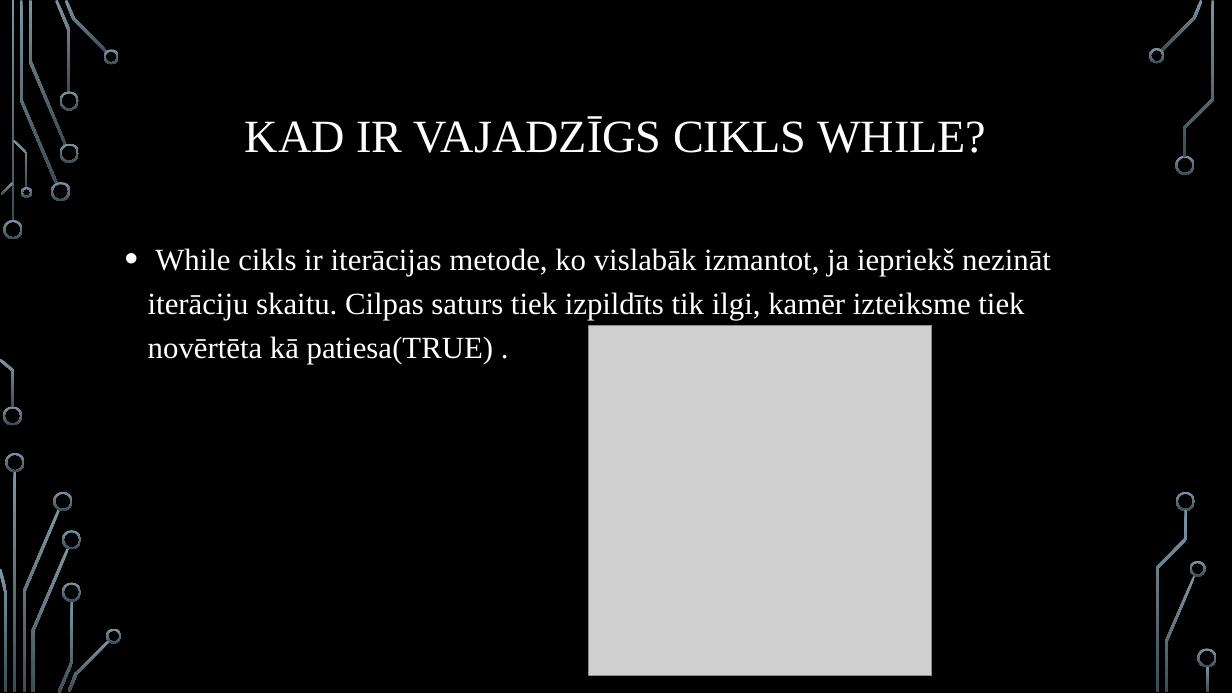
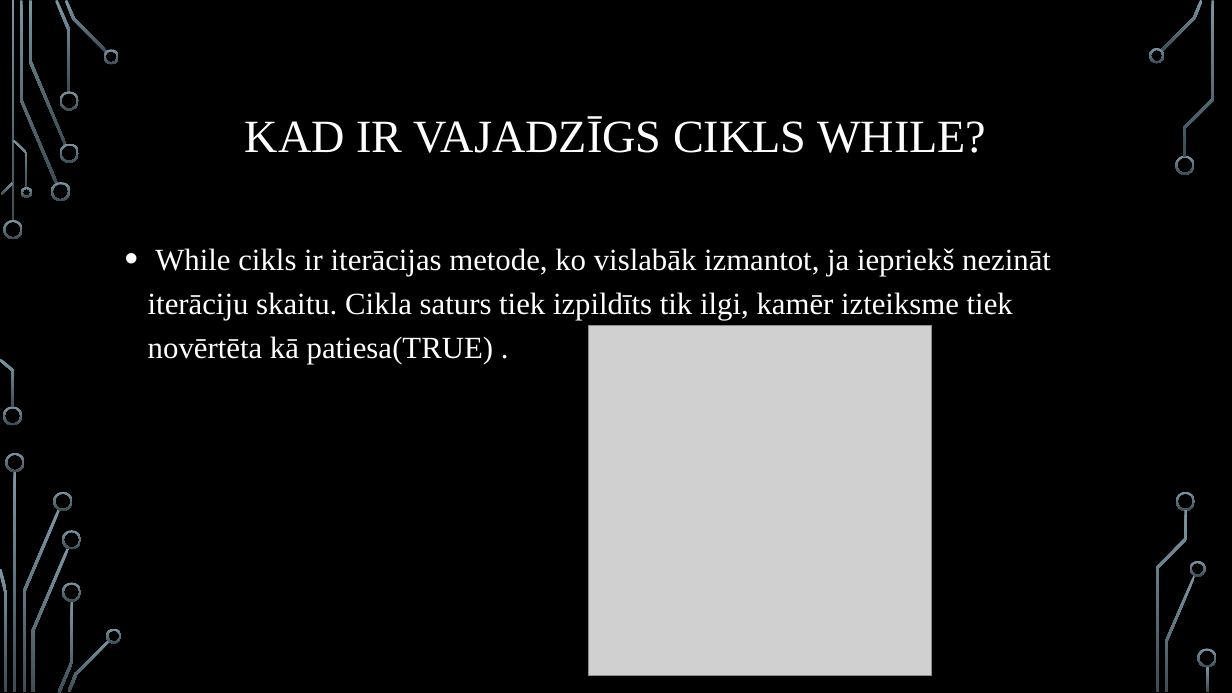
Before and after one commit to maks1k3/Bizjuks_Eksamens, a slide deck: slide 4 of Bizjuks_Eksamens.pptx. Drawn at 1232x693 pixels with LibreOffice and Linux fonts; fonts in the diff are those of the drawing; grey boxes stand for pictures; background and template pictures are left out. Boxes give left, top, right and bottom in pixels: in the first picture for what was removed or moved away, otherwise in the second. Text is boxed around its words. In the diff, an @@ line names an element or a change of style, - is before the commit and + after.

```diff
--- a/Bizjuks_Eksamens.pptx
+++ b/Bizjuks_Eksamens.pptx
@@ text at [148,248,1051,364]: text changed @@
-• While cikls ir iterācijas metode, ko vislabāk izmantot, ja iepriekš nezināt iterāciju skaitu. Cilpas saturs tiek izpildīts tik ilgi, kamēr izteiksme tiek novērtēta kā patiesa(TRUE) .
+• While cikls ir iterācijas metode, ko vislabāk izmantot, ja iepriekš nezināt iterāciju skaitu. Cikla saturs tiek izpildīts tik ilgi, kamēr izteiksme tiek novērtēta kā patiesa(TRUE) .
```
Also in this commit, not shown: 2 other slides changed.
